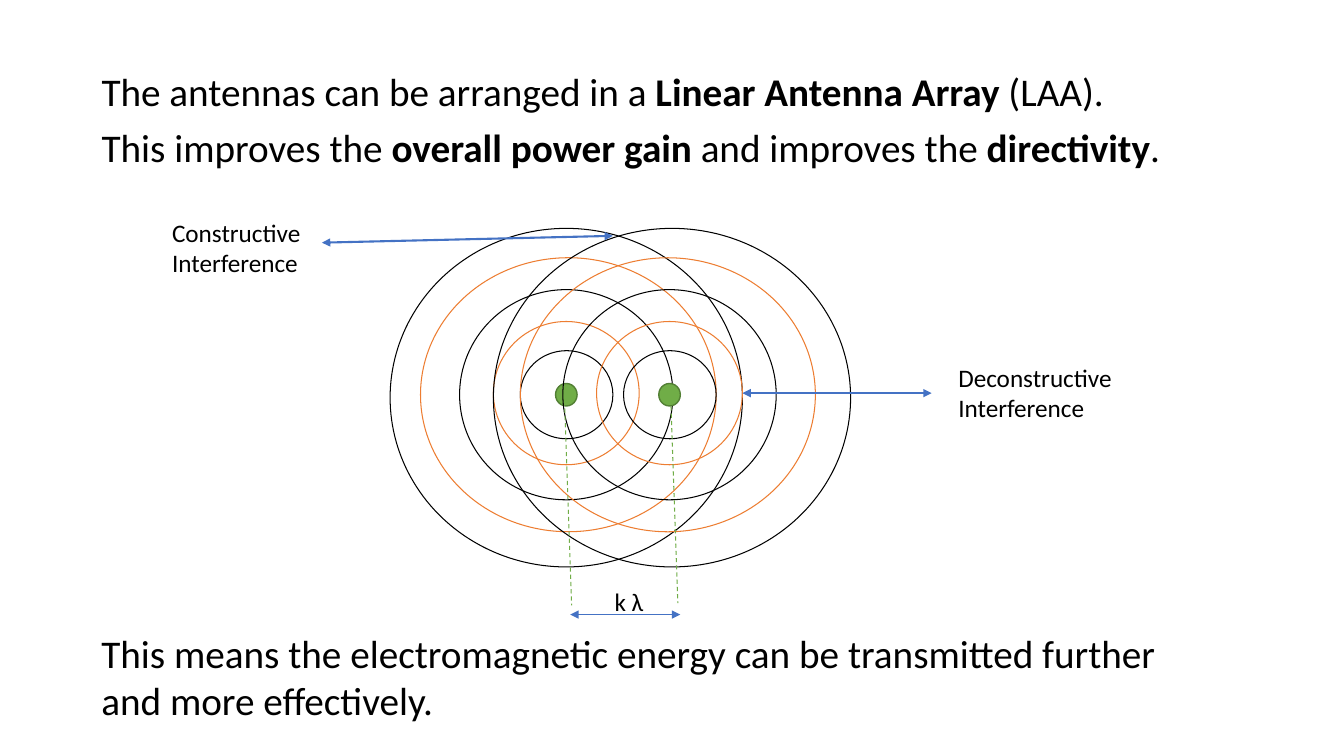
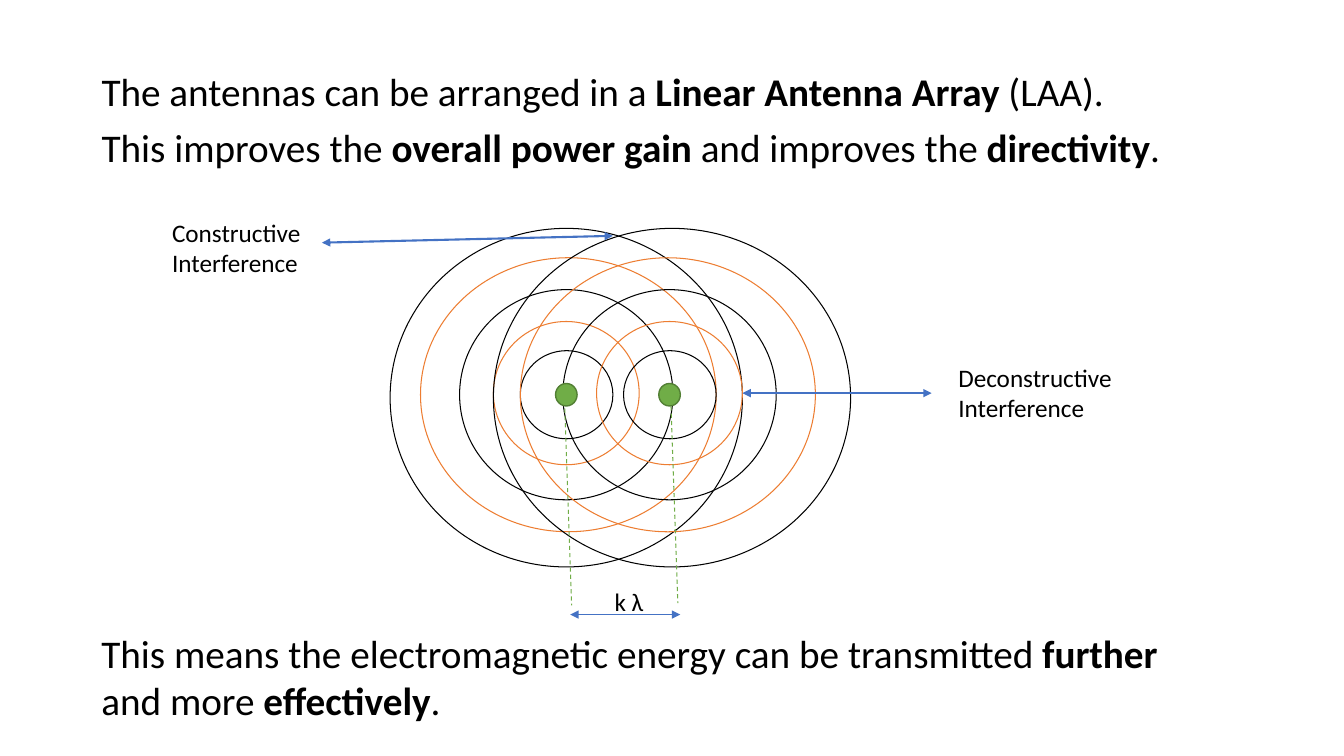
Before and after one commit to WaltDeyzel/thesis-2021, a slide deck: slide 6 of Oral presentation/Grating Lobes.pptx. Drawn at 1344x756 pixels with LibreOffice and Linux fonts; fonts in the diff are those of the drawing. Boxes give left, top, right and bottom in pixels: in the first picture for what was removed or moved away, otherwise in the second. Text is boxed around its words. In the diff, an @@ line names an element or a change of style, - is before the commit and + after.

```diff
--- a/Oral presentation/Grating Lobes.pptx
+++ b/Oral presentation/Grating Lobes.pptx
@@ text "This means the electromagnetic energy ..." at (101, 640, 1157, 721): bold on in "further effectively." @@
```
Also in this commit, not shown: 11 other slides changed, 5 other files.
